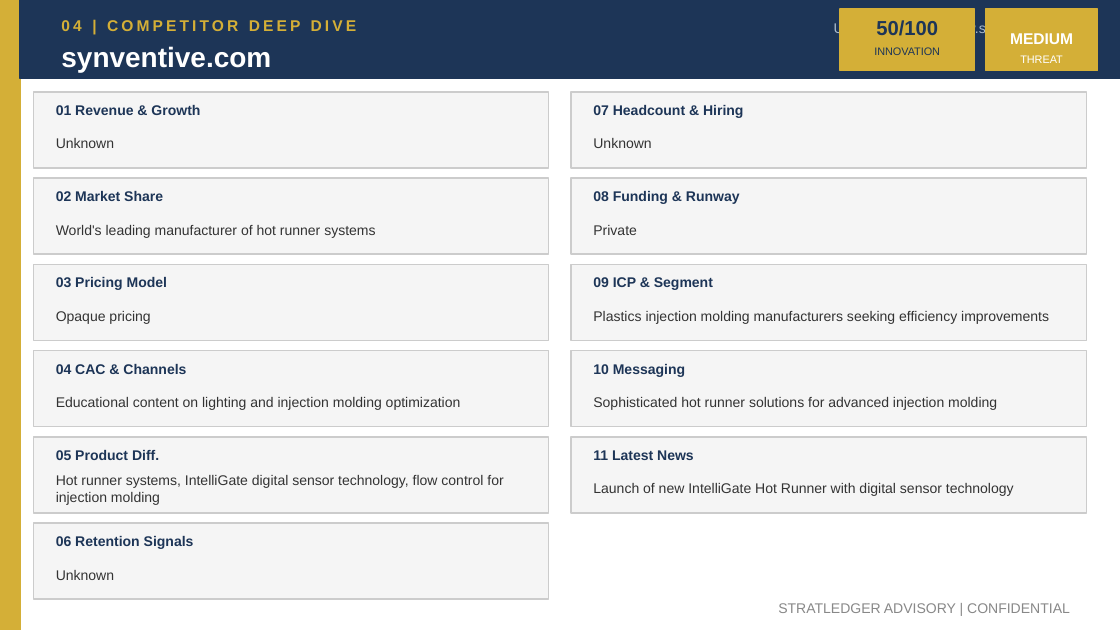
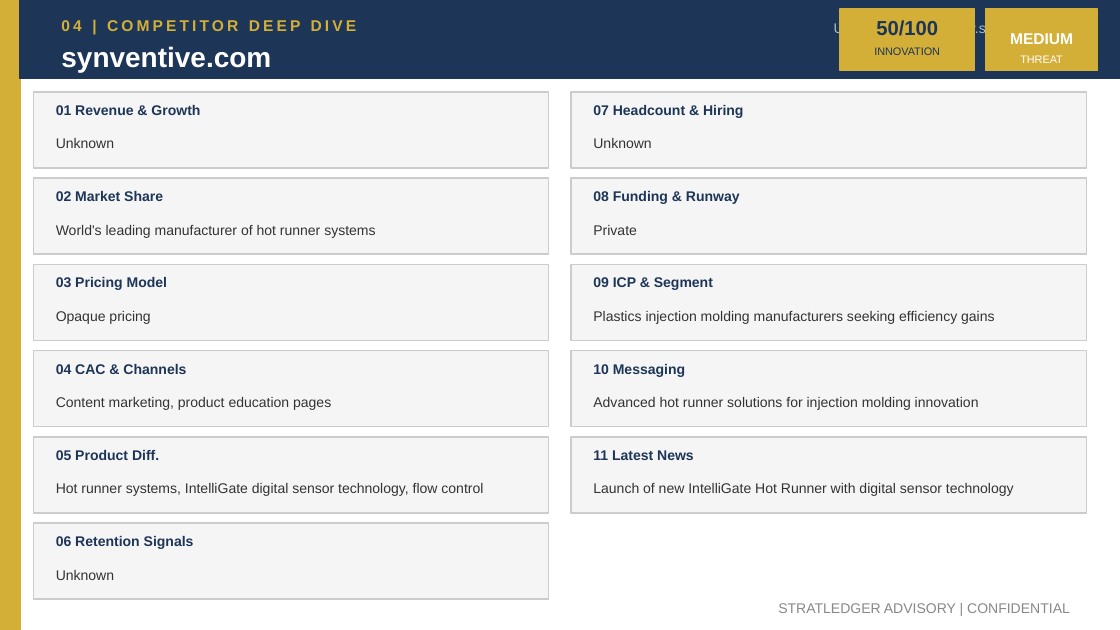
Before and after one commit to apexmakeshop-dot/droplet-commands, a slide deck: slide 8 of mesh_bioplastics_CI_Report.pptx. Drawn at 1120x630 pixels with LibreOffice and Linux fonts; fonts in the diff are those of the drawing. Boxes give left, top, right and bottom in pixels: in the first picture for what was removed or moved away, otherwise in the second. Text is boxed around its words. In the diff, an @@ line names an element or a change of style, - is before the commit and + after.

```diff
--- a/mesh_bioplastics_CI_Report.pptx
+++ b/mesh_bioplastics_CI_Report.pptx
@@ text at box(593, 311, 994, 324): text changed @@
-Plastics injection molding manufacturers seeking efficiency improvements
+Plastics injection molding manufacturers seeking efficiency gains
@@ text at box(56, 397, 331, 410): text changed @@
-Educational content on lighting and injection molding optimization
+Content marketing, product education pages
@@ text at box(593, 397, 979, 410): text changed @@
-Sophisticated hot runner solutions for advanced injection molding
+Advanced hot runner solutions for injection molding innovation
@@ text at box(56, 483, 483, 496): text changed @@
-Hot runner systems, IntelliGate digital sensor technology, flow control for injection molding
+Hot runner systems, IntelliGate digital sensor technology, flow control
```
Also in this commit, not shown: 4 other slides changed.
